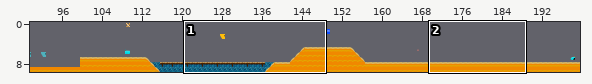
Level history. Tiled map (JSON): tilemap/level2.json. Above: a wide view before the commit, with the close-up outlined.
Close-up. The starting point:
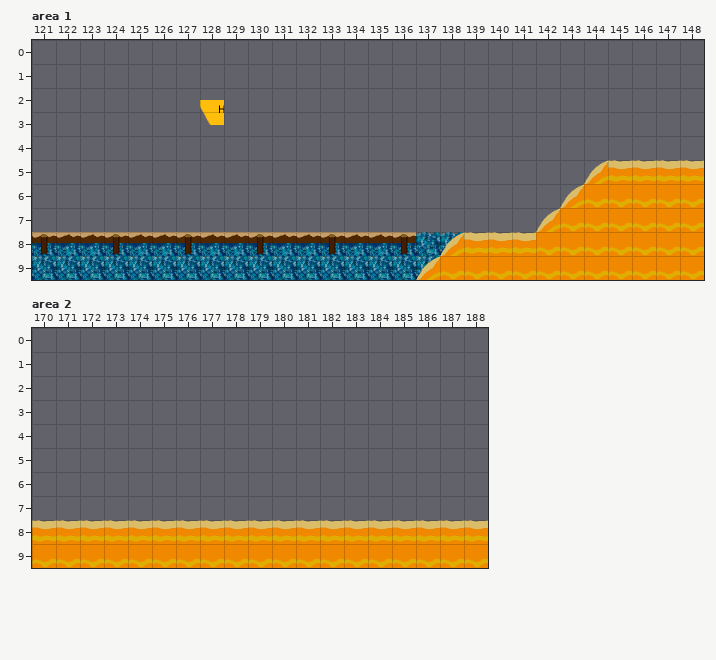
Cells are 50x50 px. Shown: area 1 x 121..148, y 0..9; area 2 x 170..188, y 0..9. The commit also changed other parts of the map, which this record leaves out.
New version:
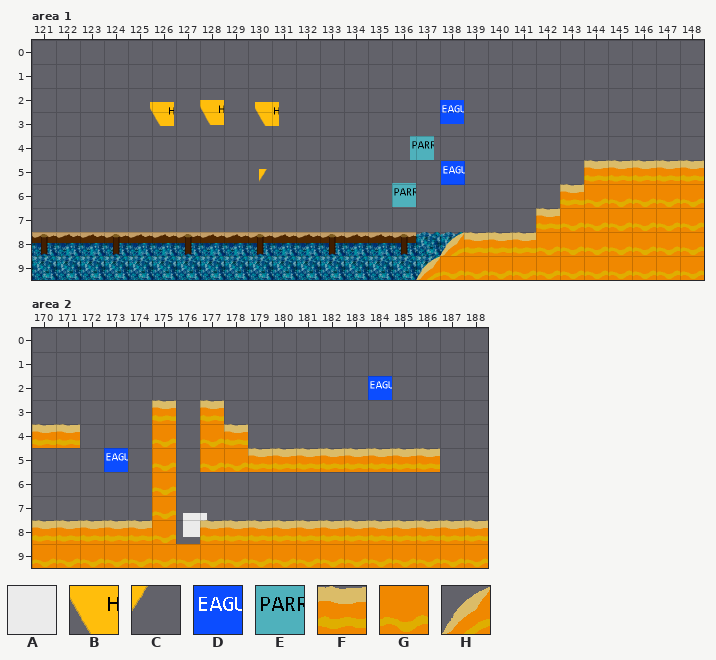
Key: from "harrierIcon": A 144, B 194, C 230; from "seagIcon": D 195; from "sparrowIcon": E 195; from "tilesetbeach": F 3, G 10, H 11.
_ is an empty cell.
Objects are placed by their top-left corner, in cells (3,4 is the top-left corner of cell 3,4); size is 1x1 cell unless given.
What changed:
Layer "Harriers", area 1:
added: B at 125.9,2.6
added: B at 130.3,2.6
Layer "Sparrows", area 1:
added: E at 136.8,4
added: E at 136,6
Layer "Seagulls", area 1:
added: D at 138,2.5
added: D at 138.1,5
Layer "Keys", area 1:
added: C at 130.5,5.4
Layer "Sand", area 1:
y 5: x 144 H -> F
y 6: x 143 H -> F
y 7: x 142 H -> F
Layer "Spikes" (added), area 2:
added: A at 176.3,7.7
Layer "Seagulls", area 2:
added: D at 184,2
added: D at 173,5
Layer "Sand", area 2:
y 3: x 175 _ -> F; x 177 _ -> F
y 4: x 170..171 __ -> FF; x 175 _ -> G; x 177..178 __ -> GF
y 5: x 175 _ -> G; x 177..186 __________ -> GGFFFFFFFF
y 6..7: x 175 _ -> G
y 8: x 175..176 FF -> G_
